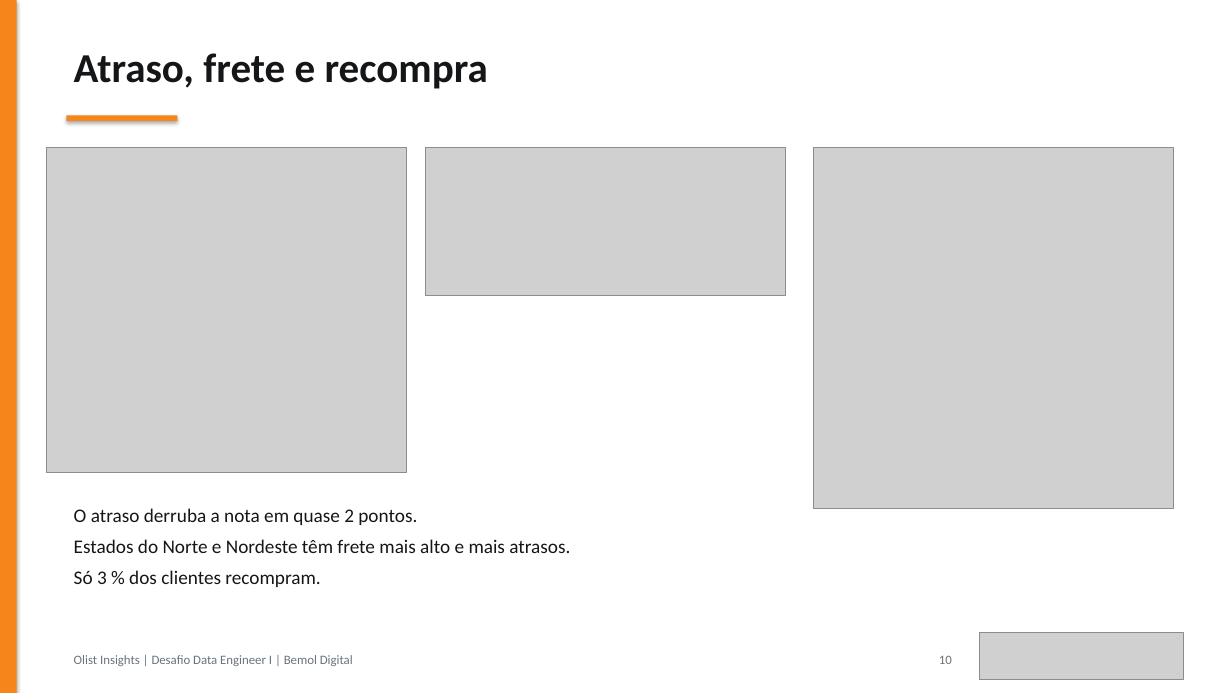
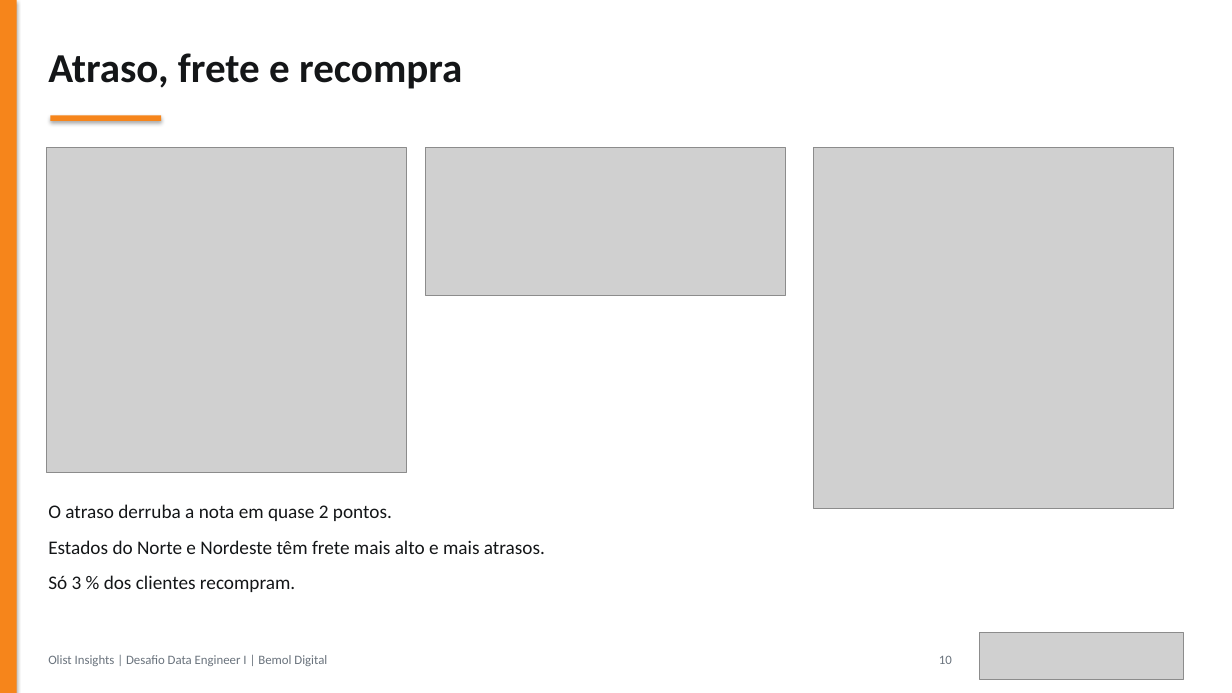
Before and after one commit to JulianaBallin/data-engineer-challenge, a slide deck: slide 10 of docs/apresentacao/apresentacao-olist.pptx. Drawn at 1232x693 pixels with LibreOffice and Linux fonts; fonts in the diff are those of the drawing; grey boxes stand for pictures. Boxes give left, top, right and bottom in pixels: in the first picture for what was removed or moved away, otherwise in the second. Text is boxed around its words. In the diff, an @@ line names an element or a change of style, - is before the commit and + after.

Commit message:
docs(slides): increase list spacing and reduce left margin by 0.7 cm

```diff
--- a/docs/apresentacao/apresentacao-olist.pptx
+++ b/docs/apresentacao/apresentacao-olist.pptx
@@ text "Atraso, frete e recompra": place and size @@
-text "Atraso, frete e recompra" at <box>74,53,488,89</box>
+text "Atraso, frete e recompra" at <box>48,53,462,89</box>
@@ rectangle: place and size @@
-rectangle at <box>67,116,177,121</box>
+rectangle at <box>50,116,161,121</box>
@@ text "O atraso derruba a nota ...": place and size @@
-text "O atraso derruba a nota ..." at <box>74,508,570,587</box>
+text "O atraso derruba a nota ..." at <box>48,504,545,592</box>
@@ text "O atraso derruba a nota ..." at <box>48,504,545,592</box>: more space between paragraphs @@
@@ text "Olist Insights | Desafio Data ...": place and size @@
-text "Olist Insights | Desafio Data ..." at <box>74,655,353,666</box>
+text "Olist Insights | Desafio Data ..." at <box>48,655,327,666</box>
```
Also in this commit, not shown: 10 other slides changed, 2 other files.
